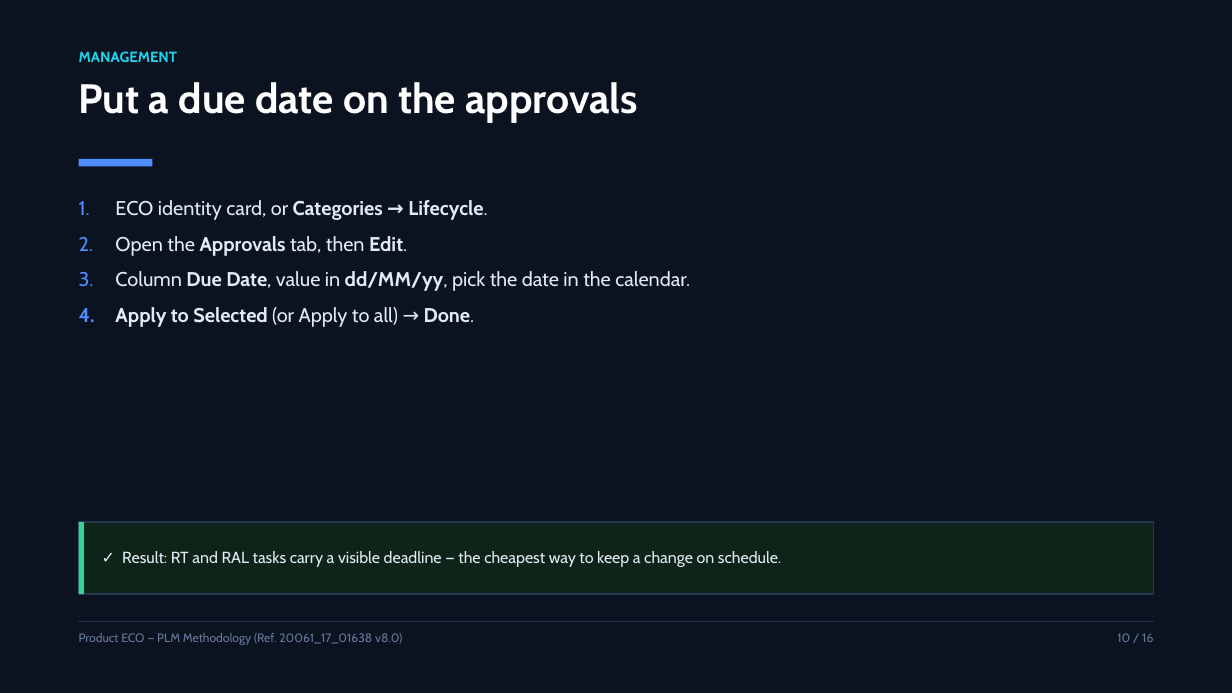
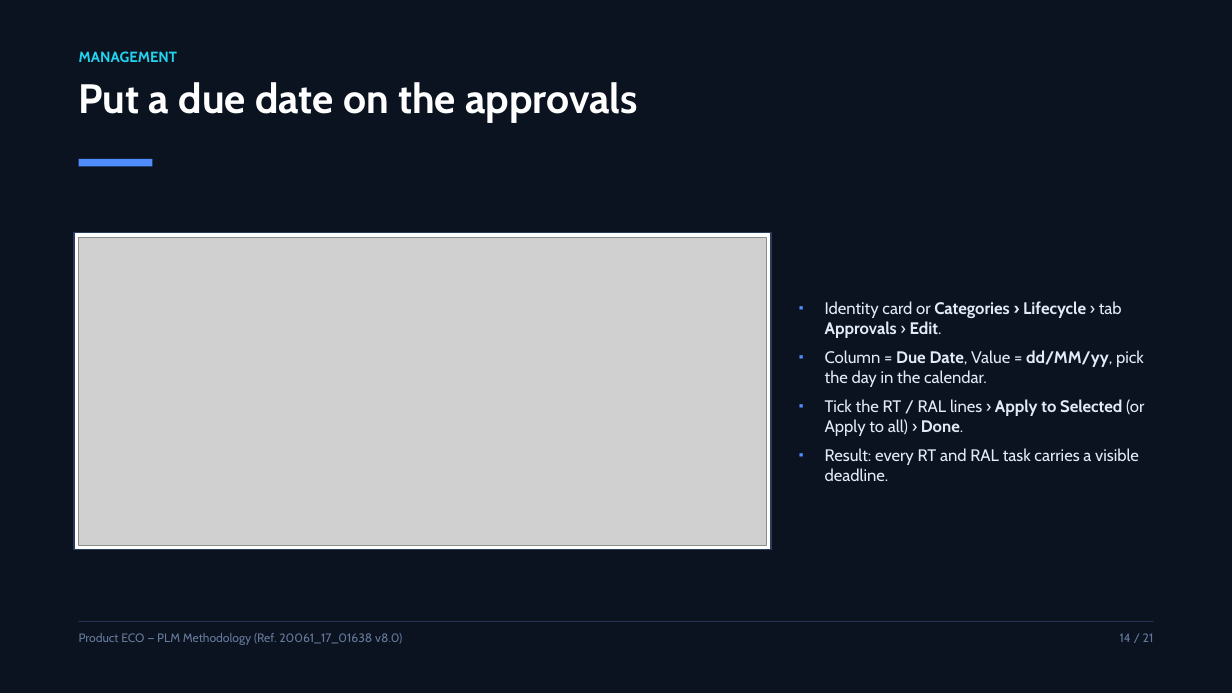
Before and after one commit to OUBELLA22/PLM, a slide deck: slide 14 of eco-presentation/ECO_Product_Presentation.pptx (slide 10 before the commit). Drawn at 1232x693 pixels with LibreOffice and Linux fonts; fonts in the diff are those of the drawing; grey boxes stand for pictures. Boxes give left, top, right and bottom in pixels: in the first picture for what was removed or moved away, otherwise in the second. Text is boxed around its words. In the diff, an @@ line names an element or a change of style, - is before the commit and + after.

Commit message:
Add screenshots from the source PDF to the ECO deck (21 slides)
- extract_pdf_images.py: pull image XObjects out of the PDF (stdlib only)
- pngtool.py: crop the tall creation form into two readable halves
- 11 curated screenshots wired into new shot / shots / image-panel layouts
- renderers embed pictures in both HTML (data URI) and PPTX (media parts)
- verify_pptx.py also checks picture refs, aspect ratios and text collisions

```diff
--- a/eco-presentation/ECO_Product_Presentation.pptx
+++ b/eco-presentation/ECO_Product_Presentation.pptx
@@ text "Identity card or Categories › ..." at [825, 301, 1144, 481]: vertical alignment top to middle @@
@@ rectangle added at [74, 233, 772, 550], fill #FFFFFF, outline #2B3D5C 1 pt @@
@@ picture added at [79, 238, 767, 545] @@
@@ text at [825, 301, 1144, 481]: text changed; size 15.5 to 13 pt @@
-1. ECO identity card, or Categories → Lifecycle.
-2. Open the Approvals tab, then Edit.
-3. Column Due Date, value in dd/MM/yy, pick the date in the calendar.
-4. Apply to Selected (or Apply to all) → Done.
+▪ Identity card or Categories › Lifecycle › tab Approvals › Edit.
+▪ Column = Due Date, Value = dd/MM/yy, pick the day in the calendar.
+▪ Tick the RT / RAL lines › Apply to Selected (or Apply to all) › Done.
+▪ Result: every RT and RAL task carries a visible deadline.
@@ rectangle removed at [79, 522, 1153, 594] @@
-✓ Result: RT and RAL tasks carry a visible deadline — the cheapest way to keep a change on schedule.
@@ rectangle removed at [79, 522, 84, 594] @@
@@ text at [1120, 633, 1154, 642]: text changed @@
-10 / 16
+14 / 21
```
Also in this commit, not shown: 13 other slides changed, 6 slides added, 1 slide removed, 42 other files.
